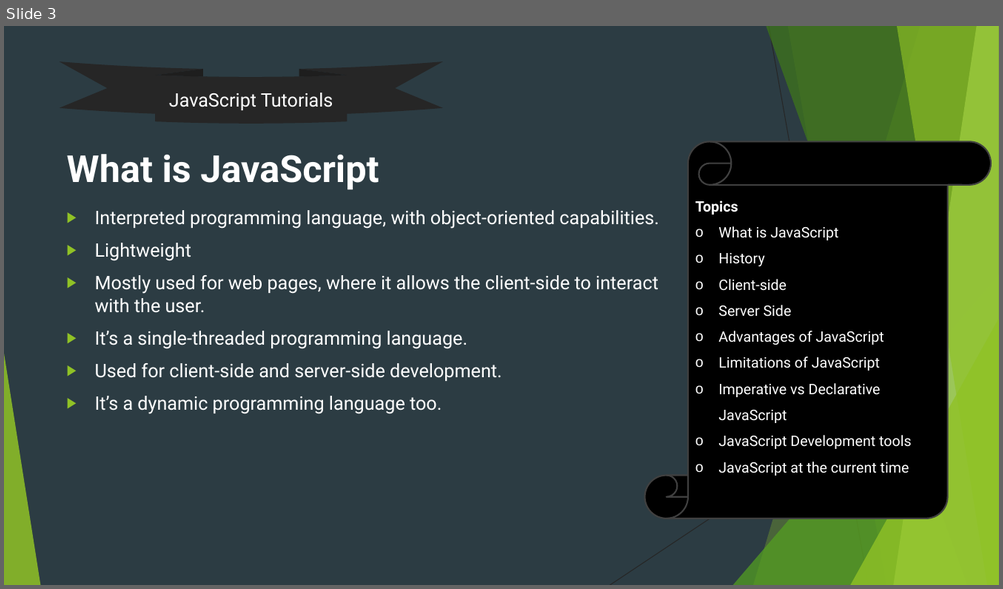
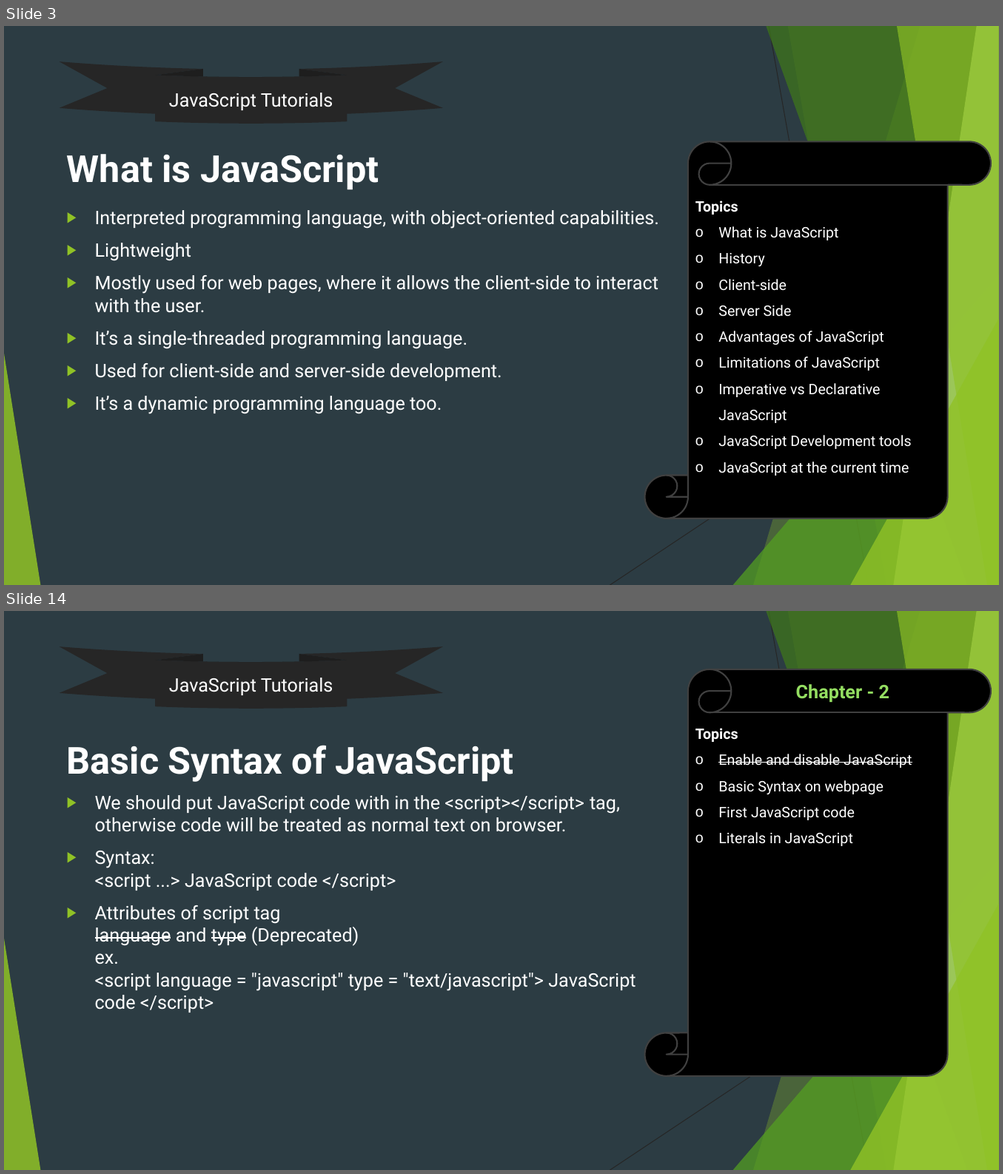
Before and after one commit to uidhtml/javascript-tutorials, a slide deck: Javascript Tutorials.pptx. Shown one above the other, each under a label of ours: slide 3 before the commit, slides 3 and 14 after it; the slides between them are not shown. The pictures are 1003x589 and 1003x1174 pixels, drawn with LibreOffice and Linux fonts; fonts in the diff are those of the drawing. Boxes give left, top, right and bottom in pixels: in the first picture for what was removed or moved away, otherwise in the second. Text is boxed around its words. In the diff, an @@ line names an element or a change of style, - is before the commit and + after.

Commit message:
Updated ppt file till chapter 4

```diff
--- a/Javascript Tutorials.pptx
+++ b/Javascript Tutorials.pptx
@@ slide 14 added at (4,611,999,1170), background #2C3C43; not listed: 10 template elements that a slide beside it also shows @@
@@ ellipse ribbon added at (60,647,443,709), fill #262626, 18 pt, text #FFFFFF @@
+JavaScript Tutorials
@@ vertical scroll added at (645,669,991,1076), fill #000000, outline #404040 1.5 pt, 14 pt, text #FFFFFF @@
+Topics
+o Enable and disable JavaScript
+o Basic Syntax on webpage
+o First JavaScript code
+o Literals in JavaScript
@@ text added at (796,684,889,702), 18 pt, text #94DE61, bold @@
+Chapter - 2
@@ title added at (67,745,514,782), 36 pt, text #FFFFFF, bold @@
+Basic Syntax of JavaScript
@@ text added at (95,795,635,1013), 18 pt, text #FFFFFF @@
+▶ We should put JavaScript code with in the <script></script> tag, otherwise code will be treated as normal text on browser.
+▶ Syntax:
+  <script ...> JavaScript code </script>
+▶ Attributes of script tag
+  language and type (Deprecated)
+  ex.
+  <script language = "javascript" type = "text/javascript"> JavaScript code </script>
```
Also in this commit, not shown: 9 slides changed, 8 other slides added.
